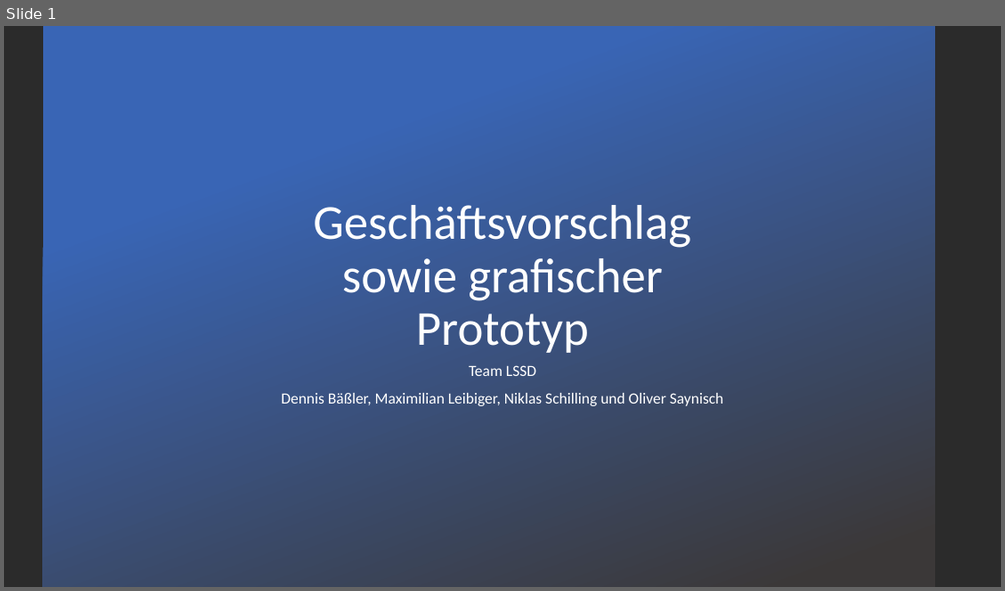
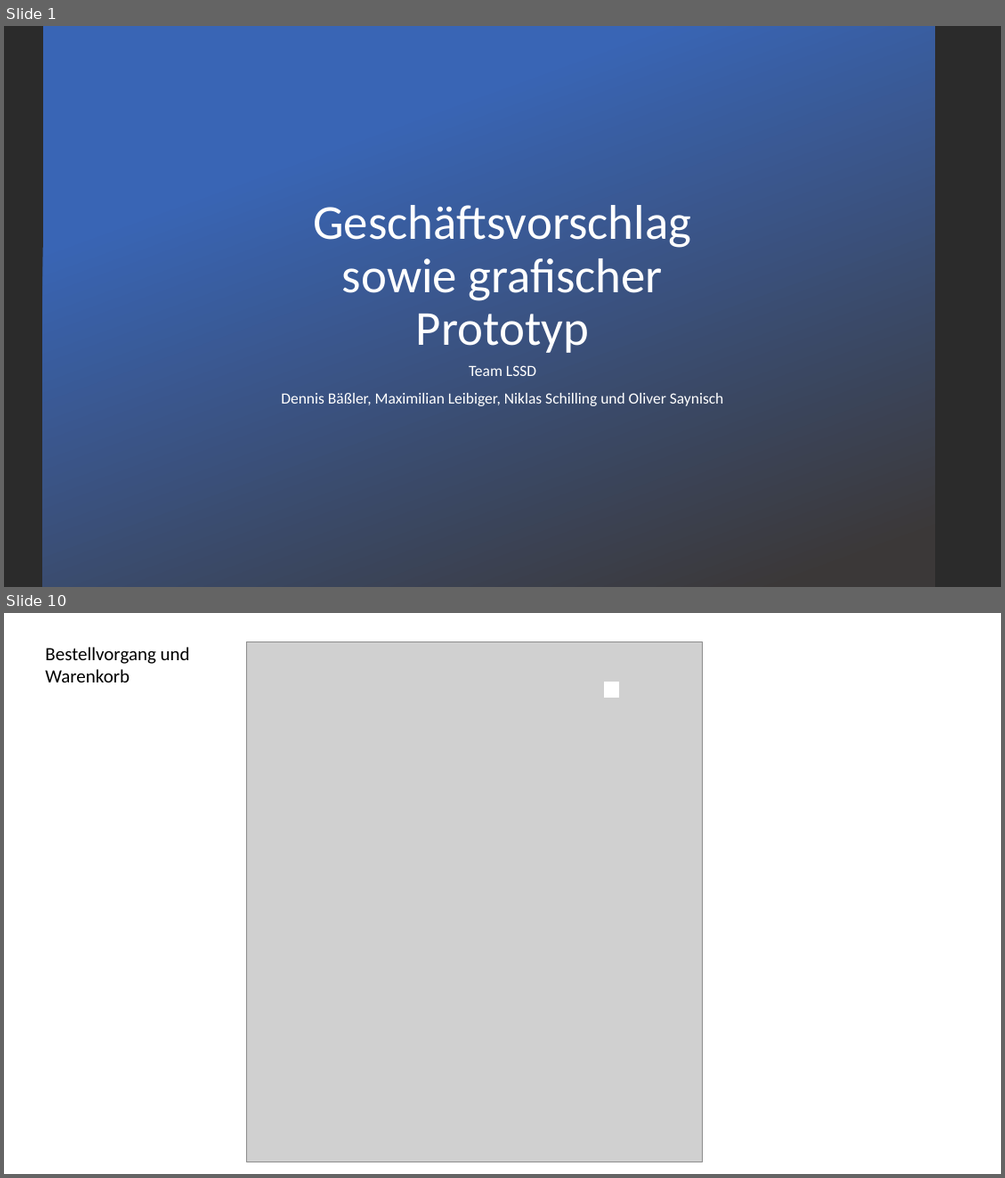
Before and after one commit to Sick0123/Pr_webAnw2, a slide deck: Geschäftsvorschlag sowie grafischer Prototyp.pptx. Shown one above the other, each under a label of ours: slide 1 before the commit, slides 1 and 10 after it; the slides between them are not shown. The pictures are 1005x591 and 1005x1178 pixels, drawn with LibreOffice and Linux fonts; fonts in the diff are those of the drawing; grey boxes stand for pictures; background and template pictures are left out; a plain dark background stands for a picture behind light text. Boxes give left, top, right and bottom in pixels: in the first picture for what was removed or moved away, otherwise in the second. Text is boxed around its words. In the diff, an @@ line names an element or a change of style, - is before the commit and + after.

```diff
--- a/Geschäftsvorschlag sowie grafischer Prototyp.pptx
+++ b/Geschäftsvorschlag sowie grafischer Prototyp.pptx
@@ slide 10 added at (x1=4, y1=613, x2=1001, y2=1174), background #FFFFFF @@
@@ text added at (x1=45, y1=647, x2=190, y2=682), 18 pt, text #000000 @@
+Bestellvorgang und Warenkorb
@@ picture added at (x1=246, y1=642, x2=703, y2=1161) @@
@@ rectangle added at (x1=605, y1=682, x2=619, y2=698), fill #FFFFFF, outline #FFFFFF 1 pt @@
```
Also in this commit, not shown: 12 other slides added, 7 slides removed, 2 other files.
